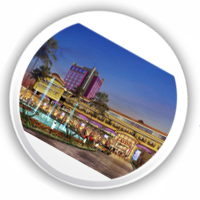
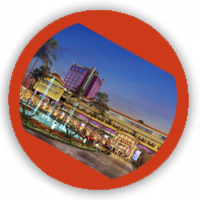
Two versions of the same layered image (200px x 200px). Layer-by-layer changes:
painted on "Background copy" over (x1=8, y1=10, x2=189, y2=190)
